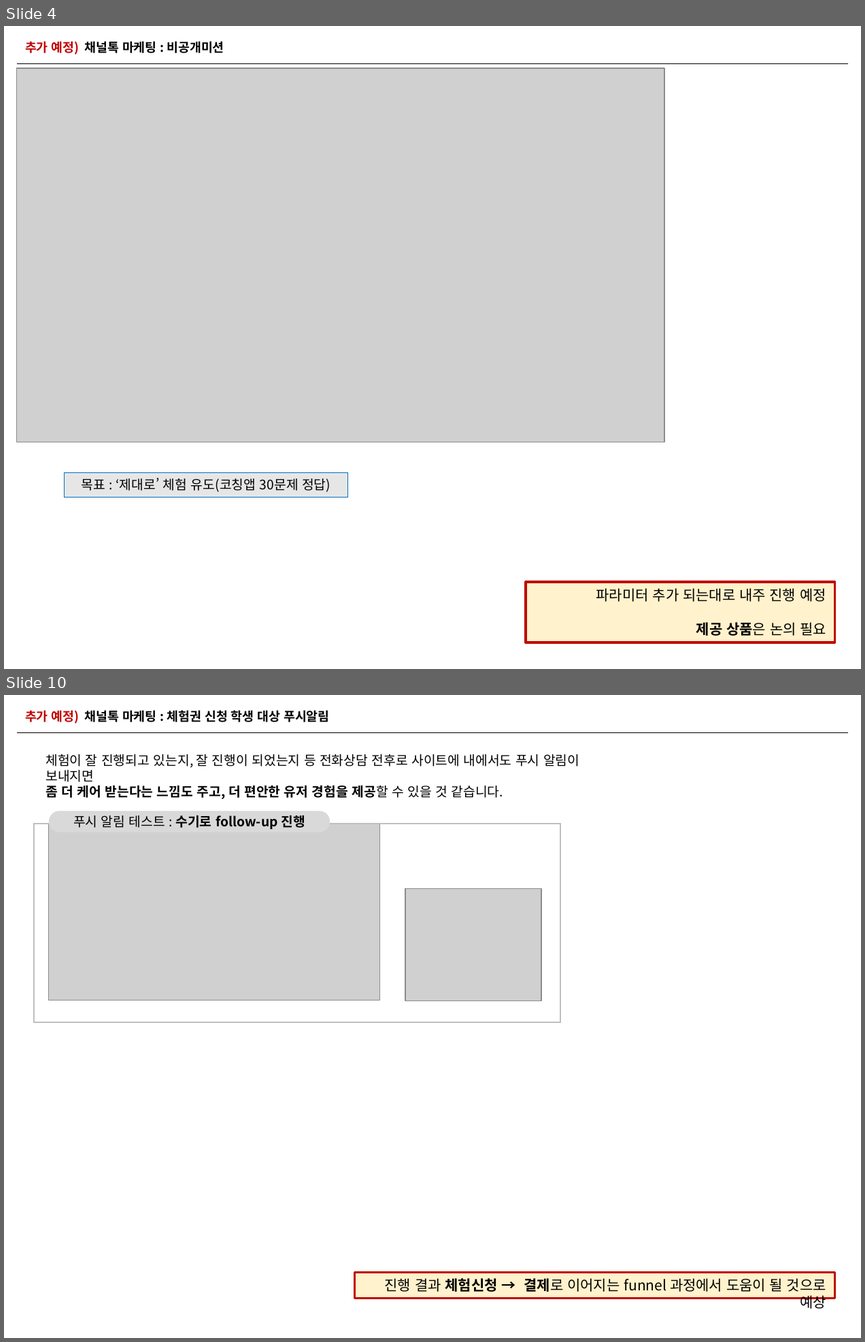
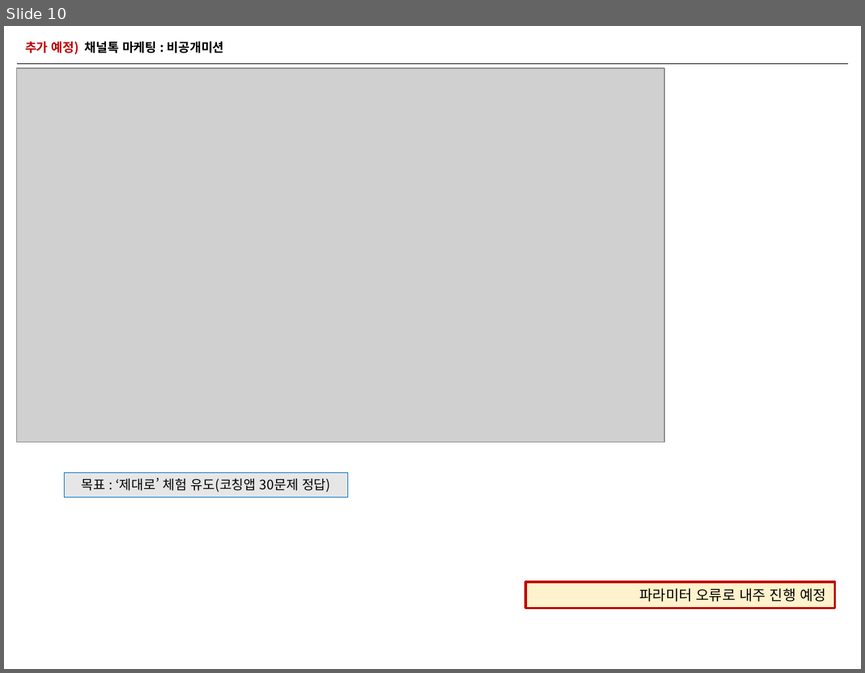
Before and after one commit to naxvinci/marketing, a slide deck: 업무보고0108.pptx. Shown one above the other, each under a label of ours: slides 4 and 10 before the commit, slide 10 after it; the slides between them are not shown. The pictures are 865x1342 and 865x673 pixels, drawn with LibreOffice and Linux fonts; fonts in the diff are those of the drawing; grey boxes stand for pictures. Boxes give left, top, right and bottom in pixels: in the first picture for what was removed or moved away, otherwise in the second. Text is boxed around its words. In the diff, an @@ line names an element or a change of style, - is before the commit and + after.

```diff
--- a/업무보고0108.pptx
+++ b/업무보고0108.pptx
@@ slide 10 removed at (x1=4, y1=695, x2=861, y2=1338), background #FFFFFF @@
@@ text removed at (x1=25, y1=710, x2=329, y2=724) @@
-추가 예정) 채널톡 마케팅 : 체험권 신청 학생 대상 푸시알림
@@ line removed from (17, 732) to (848, 732) @@
@@ text removed at (x1=45, y1=754, x2=579, y2=799) @@
-체험이 잘 진행되고 있는지, 잘 진행이 되었는지 등 전화상담 전후로 사이트에 내에서도 푸시 알림이 보내지면
-좀 더 케어 받는다는 느낌도 주고, 더 편안한 유저 경험을 제공할 수 있을 것 같습니다.
@@ rounded rectangle removed at (x1=49, y1=811, x2=330, y2=832) @@
-푸시 알림 테스트 : 수기로 follow-up 진행
@@ rectangle removed at (x1=34, y1=824, x2=560, y2=1022) @@
@@ picture removed at (x1=49, y1=824, x2=380, y2=1000) @@
@@ picture removed at (x1=405, y1=889, x2=541, y2=1001) @@
@@ rectangle removed at (x1=354, y1=1272, x2=834, y2=1297) @@
-진행 결과 체험신청 → 결제로 이어지는 funnel 과정에서 도움이 될 것으로 예상
@@ what was slide 4 is now slide 10 @@
@@ slide 10 changed as well @@
@@ rectangle "파라미터 오류로 내주 진행 예정" resized from (x1=526, y1=582, x2=835, y2=643) to (x1=526, y1=582, x2=835, y2=608) @@
@@ text in rectangle at (x1=640, y1=588, x2=826, y2=601): text changed @@
-파라미터 추가 되는대로 내주 진행 예정
-제공 상품은 논의 필요
+파라미터 오류로 내주 진행 예정
```
Also in this commit, not shown: 5 other slides changed, 6 slides added, 7 other slides removed, 2 other files.
